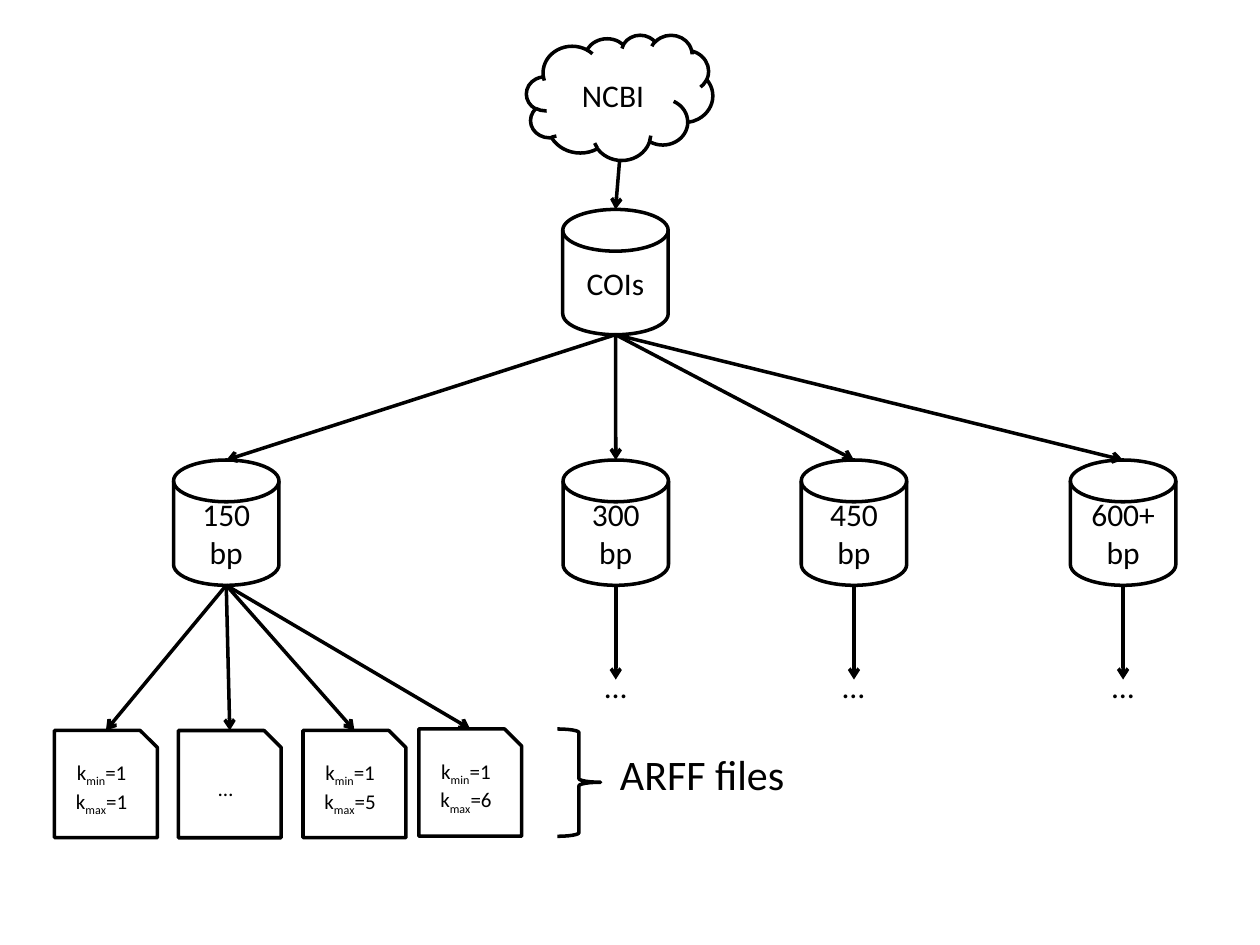
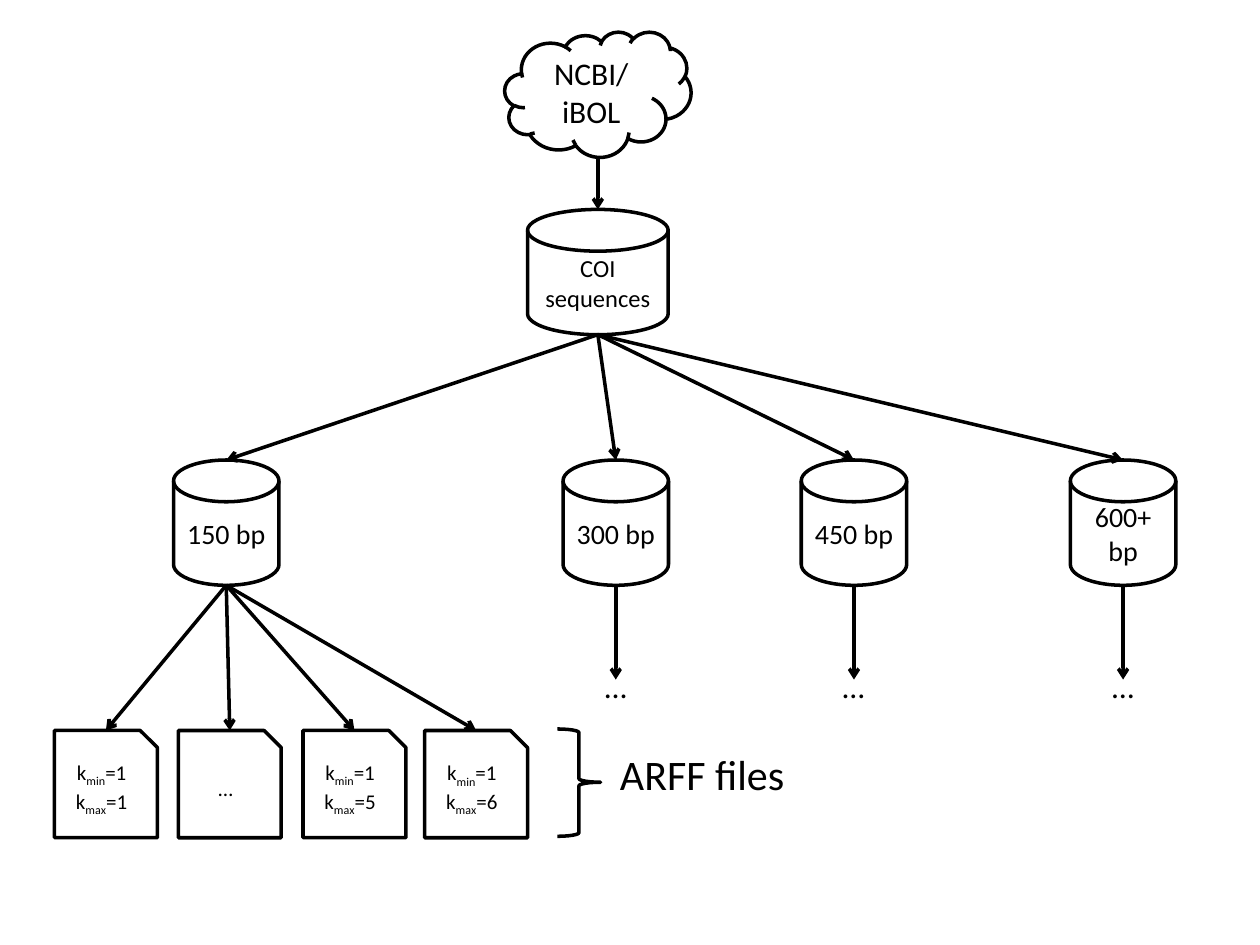
Before and after one commit to christopher-beckham/barcoding, a slide deck: slide 1 of PAPER/experiments/kmers-16/workflow.pptx. Drawn at 1260x945 pixels with LibreOffice and Linux fonts; fonts in the diff are those of the drawing. Boxes give left, top, right and bottom in pixels: in the first picture for what was removed or moved away, otherwise in the second. Text is boxed around its words. In the diff, an @@ line names an element or a change of style, - is before the commit and + after.

```diff
--- a/PAPER/experiments/kmers-16/workflow.pptx
+++ b/PAPER/experiments/kmers-16/workflow.pptx
@@ cloud "NCBI/iBOL" moved from (x1=527, y1=35, x2=713, y2=160) to (x1=505, y1=32, x2=692, y2=156) @@
@@ text in cloud at (x1=554, y1=63, x2=628, y2=124): text changed @@
-NCBI
+NCBI/iBOL
@@ arrow moved from (620, 160) - (616, 209) to (598, 158) - (598, 209) @@
@@ cylinder "COI sequences" resized from (x1=563, y1=209, x2=669, y2=334) to (x1=528, y1=209, x2=669, y2=334) @@
@@ text in cylinder at (x1=545, y1=261, x2=650, y2=311): text changed; size 18 to 14 pt @@
-COIs
+COI sequences
@@ arrow moved from (616, 335) - (227, 460) to (598, 335) - (227, 460) @@
@@ arrow moved from (616, 335) - (1123, 460) to (598, 335) - (1123, 460) @@
@@ arrow moved from (616, 335) - (854, 460) to (598, 335) - (854, 460) @@
@@ arrow moved from (616, 335) - (616, 460) to (598, 335) - (616, 460) @@
@@ size 18 to 16 pt in 4 elements at (x1=174, y1=460, x2=280, y2=585), (x1=563, y1=460, x2=669, y2=585), (x1=801, y1=460, x2=907, y2=585), (x1=1071, y1=460, x2=1177, y2=585) @@
@@ arrow moved from (227, 586) - (470, 730) to (227, 586) - (476, 731) @@
@@ snip rect "kmin=1" moved from (x1=418, y1=730, x2=522, y2=837) to (x1=425, y1=731, x2=528, y2=838) @@
```
Also in this commit, not shown: 2 other files.
